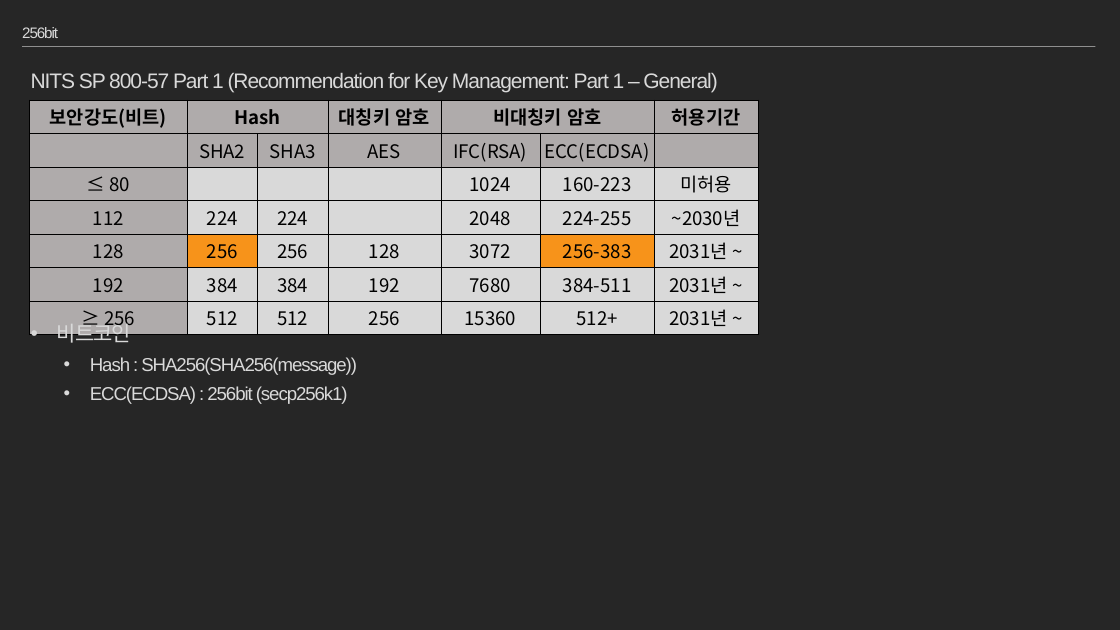
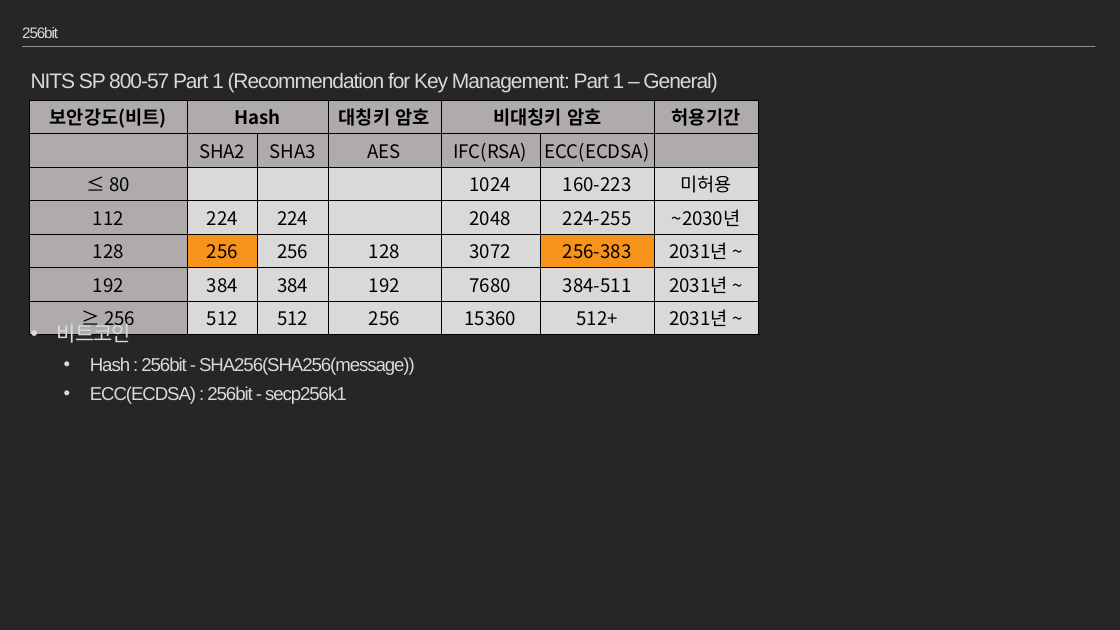
Before and after one commit to moss0801/blockchain-doc, a slide deck: slide 23 of General/Blockchain Part1.pptx (slide 22 before the commit). Drawn at 1120x630 pixels with LibreOffice and Linux fonts; fonts in the diff are those of the drawing. Boxes give left, top, right and bottom in pixels: in the first picture for what was removed or moved away, otherwise in the second. Text is boxed around its words. In the diff, an @@ line names an element or a change of style, - is before the commit and + after.

Commit message:
hash, symmentic-key, public-key,(tx,block,blockchain)

```diff
--- a/General/Blockchain Part1.pptx
+++ b/General/Blockchain Part1.pptx
@@ text at <box>90,357,415,404</box>: text changed @@
-  • Hash : SHA256(SHA256(message))
-  • ECC(ECDSA) : 256bit (secp256k1)
+  • Hash : 256bit - SHA256(SHA256(message))
+  • ECC(ECDSA) : 256bit - secp256k1
```
Also in this commit, not shown: 16 other slides changed, 3 slides added.
